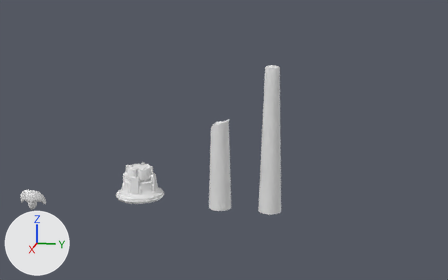
Two versions of the FBX model ProjetFirstPerson/Assets/Art/3D/Fbx/Architecture/Clean/Export_Groupe_/Export_Groupe_05.fbx, one commit apart.
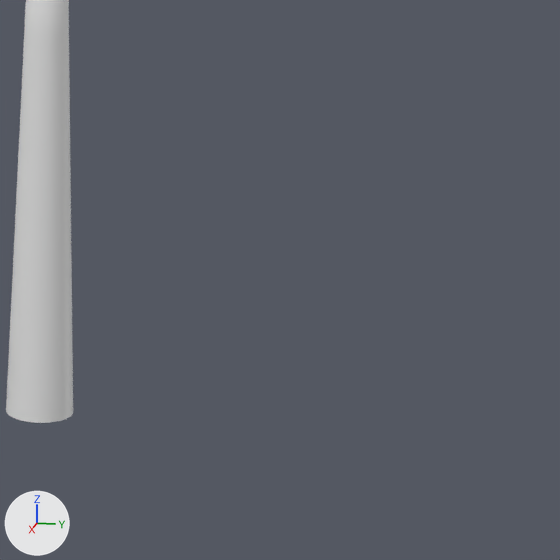
There are two pictures of each version: one whole from a 50 mm camera at (47.02, 2.15, 16.87) aimed at (2.0, -6.85, 5.62), one close up on the part from 57% to 100% of the width and 25% to 93% of the height. The axes (+X, +Y, +Z) are drawn at lower left. The lights are the same throughout. Where no turn or scale is listed for an object, it has been applied to the vertices.

Objects in the first close-up: 'Fût_L_low'.
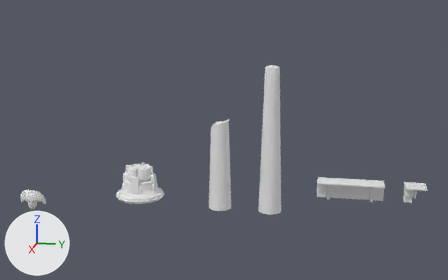
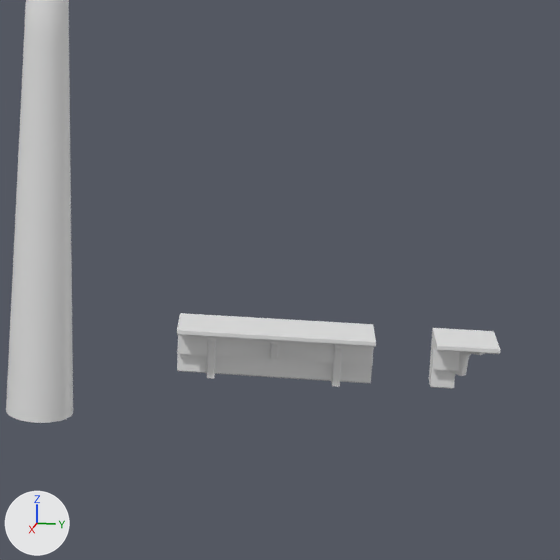
What the commit changed:
Mesh me_cube_495 is new.
It has 223 vertices, 190 faces and spans x 0.0..1.53, y -2.5..2.5, z -0.07..1.44.
It uses material mat_material (white #e7e7e7).
Mesh me_cube_469 is new.
It has 102 vertices, 90 faces and spans x 0.0..1.53, y 0.0..1.53, z 0.0..1.44.
It uses material mat_material (white #e7e7e7).
Object 'SM_S_FrontRoof_01' (ob_sm_s_frontroof_01) is new; it shows me_cube_495.
Its location is (0.1, 2.73, 1.09).
Object 'SM_S_CornerRoof_02' (ob_sm_s_cornerroof_02) is new; it shows me_cube_469.
Its location is (0.1, 6.73, 1.09).

Changed parts and their boxes [x1, y1, x2, y2] in the close-ups (560 x 560 px):
'SM_S_FrontRoof_01', added
    after: [177, 313, 376, 387]
'SM_S_CornerRoof_02', added
    after: [429, 328, 501, 389]
